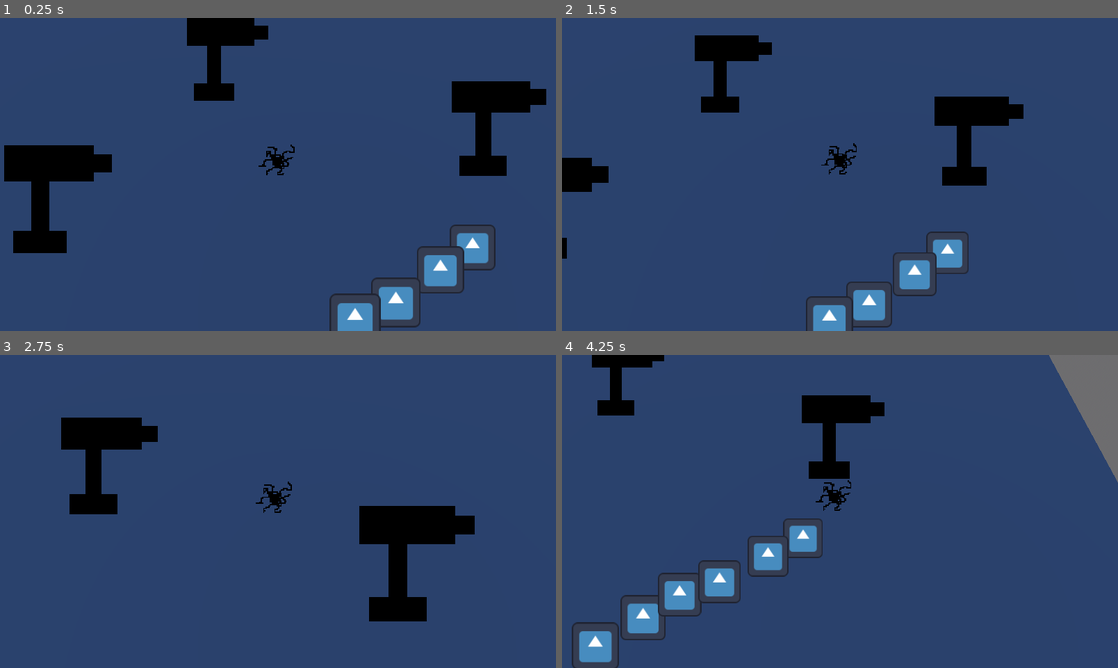
Above: before the commit, frames 1-4 (two rows, left to right).
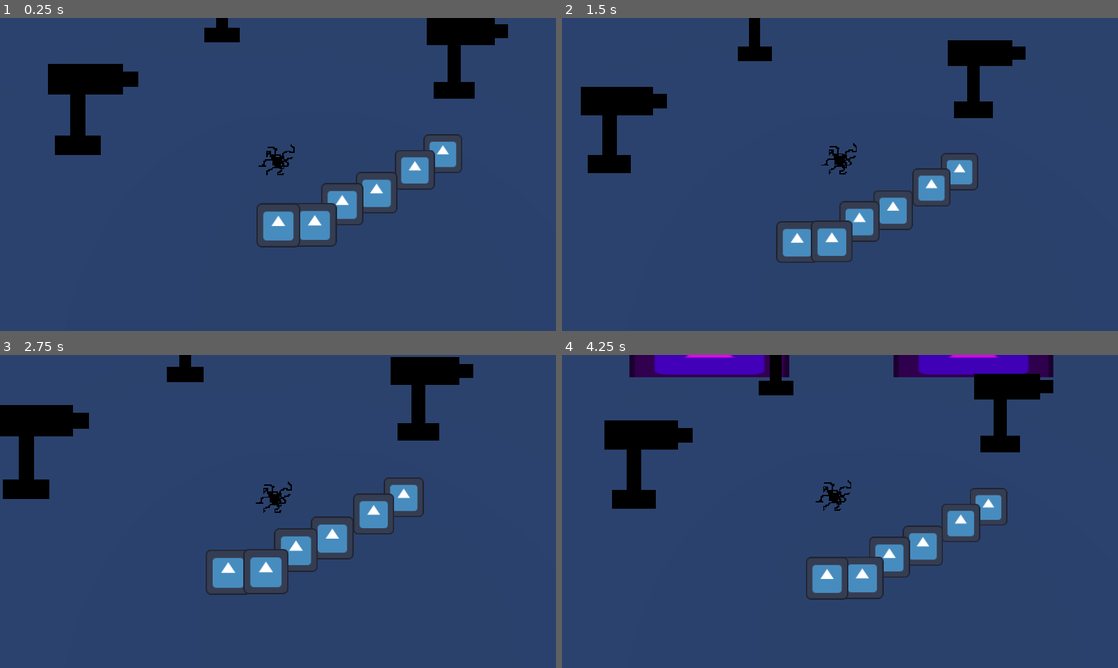
Above: after the commit, the same moments.

Repository: Area9579/Haustoria
Game: Godot game, scene res://Scenes/main.tscn
Two runs of this game, one before a commit and one after it. Both use one fixed random seed, a clock stepped at 60 frames per second and the inputs below. The engine's default icon, where the game draws it, is replaced by a stand-in: a white triangle on a blue panel in a dark square.
Inputs (mouse positions are in pixels of both pictures, inside the frame that each line leads up to):
- Up to frame 1 (0.25 s): no input
- Up to frame 2 (1.5 s): move the mouse to (962, 158) at 0.52 s; press the mouse at (962, 158) at 0.53 s; tap Space (jump) at 0.77, 1.07 s; right-click (962, 158) at 0.8 s; move the mouse to (728, 190) at 1.27 s; release the mouse at (728, 190) at 1.28 s; right-click (728, 190) at 1.35 s
- Up to frame 3 (2.75 s): tap Space (jump) at 1.52, 1.55, 1.82, 2.1 s; move the mouse to (333, 442) at 2.02 s; press the mouse at (333, 442) at 2.03 s
- Up to frame 4 (4.25 s): move the mouse to (812, 574) at 2.77 s; release the mouse at (812, 574) at 2.78 s; click (812, 574) at 2.85 s; tap Space (jump) at 3.02, 3.32, 3.77, 3.8, 4.07 s; right-click (812, 574) at 3.05 s; move the mouse to (1006, 558) at 3.52 s; right-click (1006, 558) at 3.6 s

The runs differ from the first frame. In frame 1, 20% of the frame differs, in the area x 0-99%, y 0-100%; in frame 2, 15%; in frame 3, 15%; in frame 4, 24%, in the area x 1-100%, y 0-100%.

Commit message:
Resolving Merge Conflict

Diff:
--- a/Scenes/Player.tscn
+++ b/Scenes/Player.tscn
@@ -25,3 +25,12 @@
 current = true
 fov = 53.9261
 script = ExtResource("3_iy2vu")
+
+[node name="CooldownTimer" type="Timer" parent="."]
+one_shot = true
+
+[node name="MouseInputTimer" type="Timer" parent="."]
+wait_time = 0.5
+one_shot = true
+
+[connection signal="timeout" from="MouseInputTimer" to="." method="_on_mouse_input_timer_timeout"]
--- a/Scenes/main.tscn
+++ b/Scenes/main.tscn
@@ -1,12 +1,14 @@
-[gd_scene load_steps=10 format=3 uid="uid://magi1winy2i"]
+[gd_scene load_steps=11 format=3 uid="uid://magi1winy2i"]
 
 [ext_resource type="PackedScene" uid="uid://bmkpfdmdrk7lf" path="res://Scenes/wall.tscn" id="1_vt5yp"]
 [ext_resource type="Texture2D" uid="uid://cpbh4qoh1ldpm" path="res://Assets/sentryPlaceholder.png" id="3_bpiof"]
+[ext_resource type="PackedScene" uid="uid://fl224xwk37sl" path="res://Scenes/Boss.tscn" id="4_l2ge7"]
 [ext_resource type="PackedScene" uid="uid://skk7130cpcoh" path="res://Scenes/Player.tscn" id="7_m2bmv"]
 
 [sub_resource type="NavigationMesh" id="NavigationMesh_qfgaq"]
-vertices = PackedVector3Array(0.7816, -0.051122, 2.5316, 2.5316, -0.051122, 2.2816, 3.0316, -0.051122, 1.5316, 3.0316, -0.051122, -13.7184, -13.7184, -0.051122, -13.7184, -13.7184, -0.051122, 4.2816, -1.2184, -0.051122, 4.2816, 5.5316, -0.051122, 1.0316, 5.7816, -0.051122, 1.5316, 13.7816, -0.051122, 1.5316, 13.7816, -0.051122, -13.7184, 3.5316, -0.051122, 1.0316, 1.7816, -0.051122, 5.2816, 1.0316, -0.051122, 5.2816, 0.7816, -0.051122, 6.0316, 3.2816, -0.051122, 4.5316, 2.2816, -0.051122, 4.5316, 5.2816, -0.051122, 3.2816, 3.5316, -0.051122, 3.7816, 0.0316, -0.051122, 13.7816, 0.0316, -0.051122, 6.0316, 13.7816, -0.051122, 13.7816, -0.9684, -0.051122, 5.7816, -13.7184, -0.051122, 13.7816)
-polygons = [PackedInt32Array(1, 0, 2), PackedInt32Array(2, 0, 5), PackedInt32Array(2, 5, 3), PackedInt32Array(3, 5, 4), PackedInt32Array(5, 0, 6), PackedInt32Array(8, 7, 9), PackedInt32Array(9, 7, 10), PackedInt32Array(10, 7, 3), PackedInt32Array(11, 2, 3), PackedInt32Array(7, 11, 3), PackedInt32Array(14, 13, 12), PackedInt32Array(12, 16, 15), PackedInt32Array(15, 18, 17), PackedInt32Array(12, 15, 14), PackedInt32Array(14, 15, 19), PackedInt32Array(19, 20, 14), PackedInt32Array(17, 8, 9), PackedInt32Array(17, 9, 15), PackedInt32Array(15, 9, 21), PackedInt32Array(15, 21, 19), PackedInt32Array(22, 20, 19), PackedInt32Array(22, 19, 6), PackedInt32Array(6, 19, 5), PackedInt32Array(5, 19, 23)]
+vertices = PackedVector3Array(-0.9684, -0.051122, 2.5316, 0.5316, -0.051122, 2.5316, 3.0316, -0.051122, 1.0316, -13.2184, -0.051122, 3.7816, -1.7184, -0.051122, 3.7816, 3.0316, -0.051122, -13.2184, -13.2184, -0.051122, -13.2184, 5.5316, -0.051122, 0.5316, 6.2816, -0.051122, 1.5316, 13.2816, -0.051122, 1.5316, 13.2816, -0.051122, -13.2184, 3.5316, -0.051122, 0.5316, 3.2816, -0.051122, 5.0316, 2.2816, -0.051122, 5.0316, 1.7816, -0.051122, 5.7816, 0.0316, -0.051122, 13.2816, 5.2816, -0.051122, 3.7816, 3.7816, -0.051122, 4.2816, 13.2816, -0.051122, 13.2816, 6.0316, -0.051122, 3.0316, 0.0316, -0.051122, 6.0316, -0.7184, -0.051122, 6.0316, -1.4684, -0.051122, 5.2816, -13.2184, -0.051122, 13.2816)
+polygons = [PackedInt32Array(2, 1, 0), PackedInt32Array(0, 4, 3), PackedInt32Array(0, 3, 2), PackedInt32Array(2, 3, 5), PackedInt32Array(5, 3, 6), PackedInt32Array(8, 7, 9), PackedInt32Array(9, 7, 10), PackedInt32Array(10, 7, 5), PackedInt32Array(11, 2, 5), PackedInt32Array(7, 11, 5), PackedInt32Array(13, 12, 14), PackedInt32Array(14, 12, 15), PackedInt32Array(17, 16, 12), PackedInt32Array(12, 16, 9), PackedInt32Array(12, 9, 18), PackedInt32Array(12, 18, 15), PackedInt32Array(19, 8, 9), PackedInt32Array(15, 20, 14), PackedInt32Array(16, 19, 9), PackedInt32Array(21, 20, 15), PackedInt32Array(21, 15, 22), PackedInt32Array(22, 15, 23), PackedInt32Array(22, 23, 3), PackedInt32Array(3, 4, 22)]
+agent_radius = 0.8
 
 [sub_resource type="BoxMesh" id="BoxMesh_j6jtq"]
 
@@ -49,7 +51,7 @@
 transform = Transform3D(1, 0, 0, 0, 1, 0, 0, 0, 1, 0.881, 0, 4.238)
 
 [node name="Wall3" parent="NavigationRegion3D" instance=ExtResource("1_vt5yp")]
-transform = Transform3D(1, 0, 0, 0, 1, 0, 0, 0, 1, 0, 0, 4.848)
+transform = Transform3D(1, 0, 0, 0, 1, 0, 0, 0, 1, 0, 0, 4.2527)
 
 [node name="Wall4" parent="NavigationRegion3D" instance=ExtResource("1_vt5yp")]
 transform = Transform3D(1, 0, 0, 0, 1, 0, 0, 0, 1, 2.5114, 0, 3.37576)
@@ -79,6 +81,10 @@
 texture = ExtResource("3_bpiof")
 
 [node name="Player" parent="." instance=ExtResource("7_m2bmv")]
+transform = Transform3D(1, 0, 0, 0, 1, 0, 0, 0, 1, 0, 0, 2.60884)
 
 [node name="WorldEnvironment" type="WorldEnvironment" parent="."]
 environment = SubResource("Environment_ibggl")
+
+[node name="Boss" parent="." instance=ExtResource("4_l2ge7")]
+transform = Transform3D(1, 0, 0, 0, 1, 0, 0, 0, 1, 0, 0, -13.1182)
--- a/Scripts/Boss/feet.gd
+++ b/Scripts/Boss/feet.gd
@@ -11,5 +11,4 @@
 
 # Called every frame. 'delta' is the elapsed time since the previous frame.
 func _process(delta: float) -> void:
-	if attacking:
-		print("Feet attack")
+	pass
--- a/Scripts/player.gd
+++ b/Scripts/player.gd
@@ -1,13 +1,49 @@
 extends CharacterBody3D
 
-var clickPositionx
-var clickPositionz
+@onready var dashCooldown: Timer = $CooldownTimer
+@onready var mouseCooldown: Timer = $MouseInputTimer
 
-const SPEED = 5.0 #where is this being used?
+const SPEED = 10.0
 const JUMP_VELOCITY = 4.5
+const BOUNCE_MULTIPLIER = 3.0
+
+var mouseInput: String
+var dashCombo = 1
+var accel = 1.0
 
 func _ready() -> void:
-	moveTowardsMousePosition() #initiates the mouse tracking loop
+	mouseInput = "Left Click"
+
+
+func _physics_process(delta: float) -> void:
+	#below code for jumping
+	if not is_on_floor():
+		velocity += get_gravity() * delta
+
+	if Input.is_action_just_pressed("jump") and is_on_floor():
+		velocity.y = JUMP_VELOCITY
+
+	#this code is for continuous
+	#if Input.is_action_pressed("Left Click"):
+		#var directionVector: Vector2 = getDirectionVector()
+		#slideTowardsMouse(directionVector,delta)
+	#else:
+		#accel = 1.0
+		#velocity.x = lerp(velocity.x,0.0,5 * delta)
+		#velocity.z = lerp(velocity.z,0.0,5 * delta)
+
+	#this code is for impulse
+	if Input.is_action_just_pressed(mouseInput):
+		if dashCooldown.is_stopped() and (mouseCooldown.is_stopped() or mouseCooldown.time_left <= 0.15):
+			mouseCooldown.start()
+			slideTowardsMouse(delta)
+			changeMouseInput(mouseInput)
+			if dashCombo < 1.6:
+				dashCombo += 0.2
+	else:
+		decelerate(delta)
+	move_and_slide()
+	rebound()
 
 
 func raycastOnMousePosition(): #function that greates a raycast from the camera to a space in the 3D world based on the mouse position
@@ -31,27 +67,42 @@
 	return position
 
 
-func moveTowardsMousePosition(): #moves the player towards the position of the mouse
-	await awaitTimer()
-	if (abs(position.x-getMouseWorldPosition().x) > 1.2):
-		position.x = move_toward(position.x,getMouseWorldPosition().x,0.06)
-	if (abs(position.z-getMouseWorldPosition().z) > 1.2):
-		position.z = move_toward(position.z,getMouseWorldPosition().z,0.06)
+func getDirectionVector():
+	var mousePos = Vector2(getMouseWorldPosition().x,getMouseWorldPosition().z)
+	var playerVector2 = Vector2(position.x,position.z)
+	var degreeAngle = -rad_to_deg(playerVector2.angle_to_point(mousePos))
+	var directionVector = Vector2(cos(deg_to_rad(degreeAngle)),sin(deg_to_rad(degreeAngle)))
+	return directionVector
 
 
-func awaitTimer(): #this timer determens how frequently to call the player movement function
-	await get_tree().create_timer(0.004).timeout
-	moveTowardsMousePosition()
+func slideTowardsMouse(delta):
+	var directionVector: Vector2 = getDirectionVector()
+	#this code is for continuous
+	#accel = lerp(accel,3.0,10 * delta)
+	#velocity.x = lerp(velocity.x,directionVector.x * SPEED * accel,0.3)
+	#velocity.z = lerp(velocity.z,-directionVector.y * SPEED * accel,0.3)
+
+	#this code is for impulse
+	velocity.x = directionVector.x * SPEED * dashCombo
+	velocity.z = -directionVector.y * SPEED * dashCombo
 
 
+func decelerate(delta):
+	velocity.x = lerp(velocity.x,0.0,5 * delta)
+	velocity.z = lerp(velocity.z,0.0,5 * delta)
 
-func _physics_process(delta: float) -> void:
-	#below code for jumping
-	if not is_on_floor():
-		velocity += get_gravity() * delta
+func rebound():
+	if get_wall_normal():
+		velocity.x += get_wall_normal().x * BOUNCE_MULTIPLIER
+		velocity.z += get_wall_normal().z * BOUNCE_MULTIPLIER
 
-	if Input.is_action_just_pressed("jump") and is_on_floor():
-		velocity.y = JUMP_VELOCITY
+func changeMouseInput(mouseClickInput):
+	if mouseClickInput == "Left Click":
+		mouseInput = "Right Click"
+	elif mouseClickInput == "Right Click":
+		mouseInput = "Left Click"
 
 
-	move_and_slide()
+func _on_mouse_input_timer_timeout() -> void:
+	dashCooldown.start()
+	dashCombo = 1
